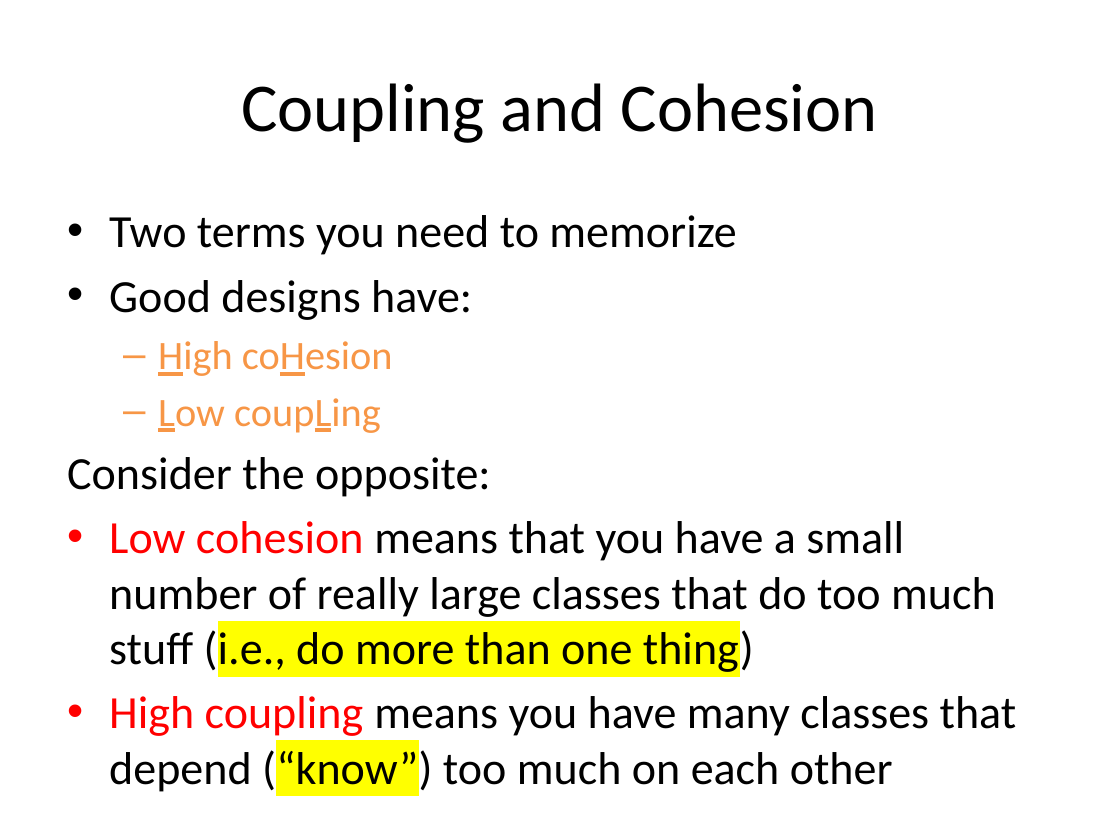
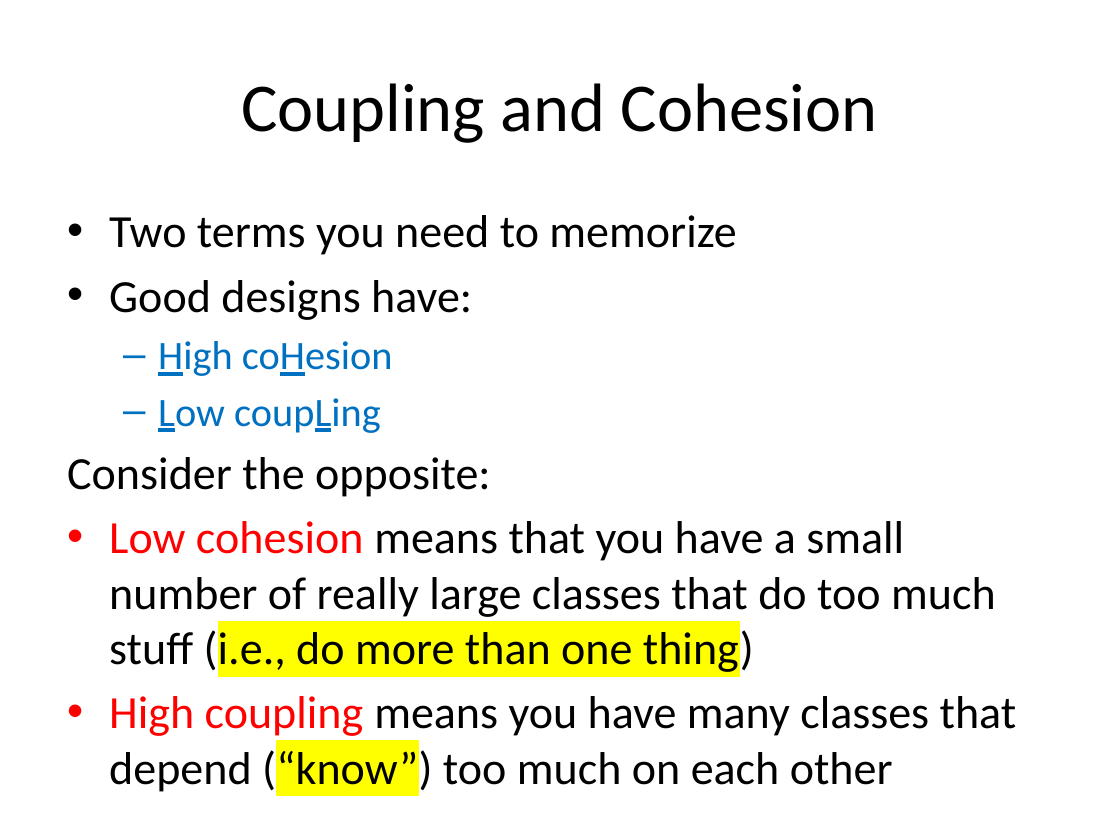
Before and after one commit to RHIT-CSSE/csse220, a slide deck: slide 4 of ClassMaterials/CohesionAndCoupling/Slides/Part4-OOD-DP4-CouplingCohesion.pptx. Drawn at 1120x840 pixels with LibreOffice and Linux fonts; fonts in the diff are those of the drawing. Boxes give left, top, right and bottom in pixels: in the first picture for what was removed or moved away, otherwise in the second. Text is boxed around its words. In the diff, an @@ line names an element or a change of style, - is before the commit and + after.

```diff
--- a/ClassMaterials/CohesionAndCoupling/Slides/Part4-OOD-DP4-CouplingCohesion.pptx
+++ b/ClassMaterials/CohesionAndCoupling/Slides/Part4-OOD-DP4-CouplingCohesion.pptx
@@ text at (158, 341, 393, 433): text colour #F79646 to #0070C0 in "High coHesion", "Low coupLing" @@
```
Also in this commit, not shown: 4 other slides changed, 1 other file.
